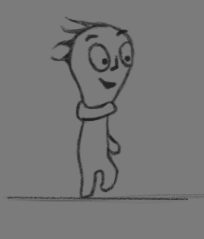
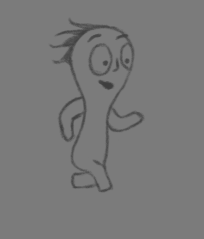
Layer changes from the first w=204, h=239 image to the second:
showed group "5" (6 layers) over [34, 16, 165, 204]
"Layer 28 copy": opacity 100% → 64% over [48, 17, 145, 194]
hid "Layer 31", moved it into group "8" over [49, 16, 137, 200]
hid group "Moving" (26 layers) over [50, 72, 148, 202]
hid "Layer 3" over [3, 193, 204, 204]
